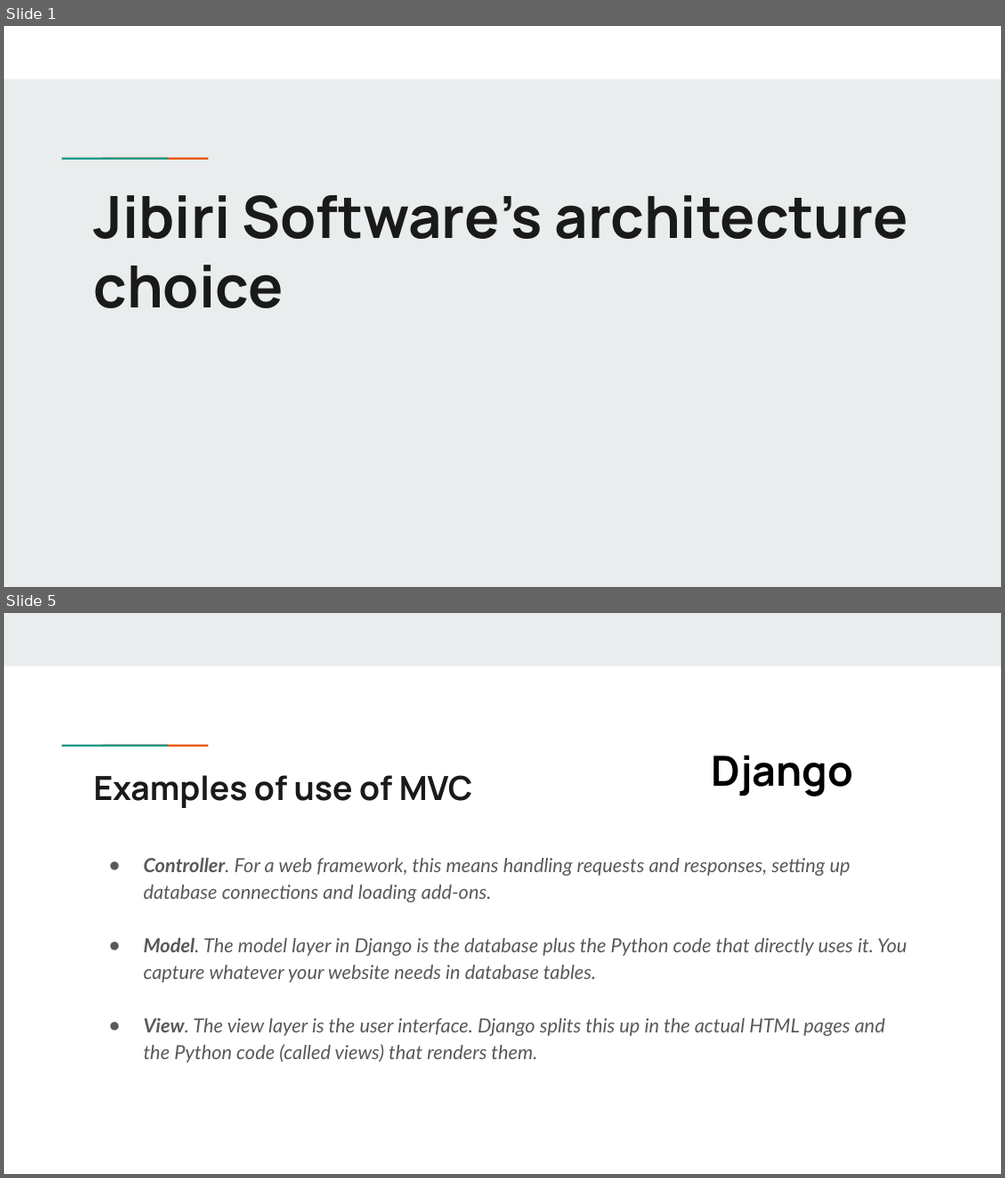
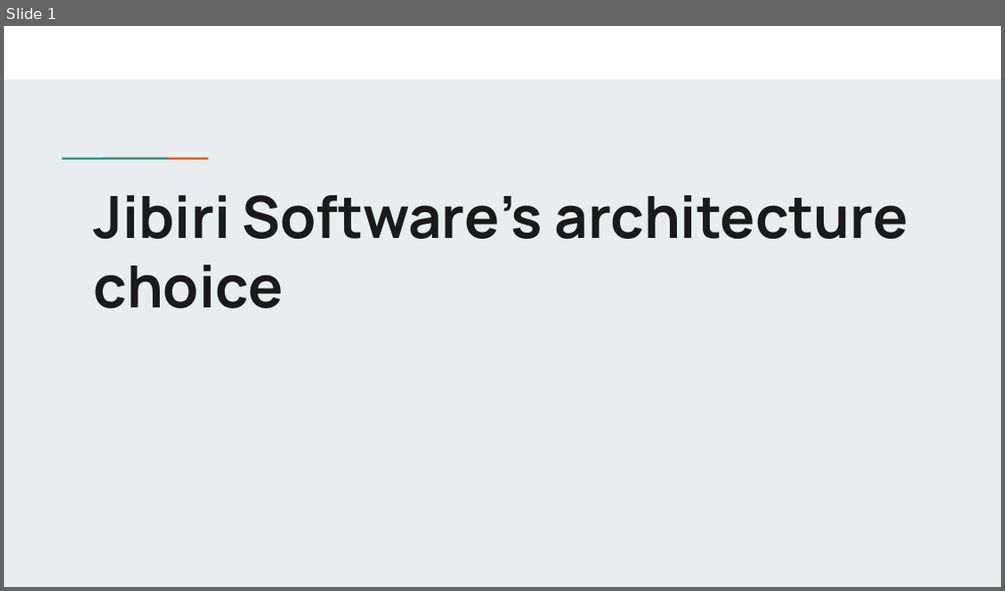
Before and after one commit to Jibiri-Software/WhiteWiseWeasel, a slide deck: SoftwareArchitecture/Jibiri_software_architecture_choice.pptx. Shown one above the other, each under a label of ours: slides 1 and 5 before the commit, slide 1 after it; the slides between them are not shown. The pictures are 1005x1178 and 1005x591 pixels, drawn with LibreOffice and Linux fonts; fonts in the diff are those of the drawing. Boxes give left, top, right and bottom in pixels: in the first picture for what was removed or moved away, otherwise in the second. Text is boxed around its words. In the diff, an @@ line names an element or a change of style, - is before the commit and + after.

```diff
--- a/SoftwareArchitecture/Jibiri_software_architecture_choice.pptx
+++ b/SoftwareArchitecture/Jibiri_software_architecture_choice.pptx
@@ slide 5 removed at (x1=4, y1=613, x2=1001, y2=1174), background #FFFFFF; not listed: 2 template elements that a slide beside it also shows @@
@@ rectangle removed at (x1=4, y1=613, x2=1001, y2=666) @@
@@ text removed at (x1=712, y1=755, x2=854, y2=796) @@
-Django
@@ title removed at (x1=94, y1=775, x2=473, y2=808) @@
-Examples of use of MVC
@@ text removed at (x1=144, y1=858, x2=906, y2=1062) @@
-● Controller. For a web framework, this means handling requests and responses, setting up database connections and loading add-ons.
-● Model. The model layer in Django is the database plus the Python code that directly uses it. You capture whatever your website needs in database tables.
-● View. The view layer is the user interface. Django splits this up in the actual HTML pages and the Python code (called views) that renders them.
```
Also in this commit, not shown: 1 slide changed, 7 slides added, 5 other slides removed, 2 other files.
